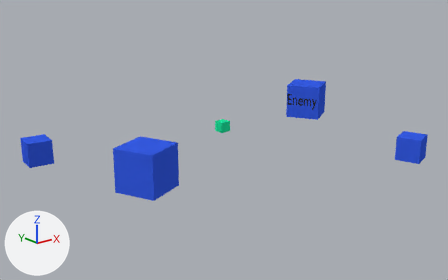
One commit to the Blender file 04 - Shots/cz_abstract_scene_4_shot_1.blend: the scene before it, then after it.
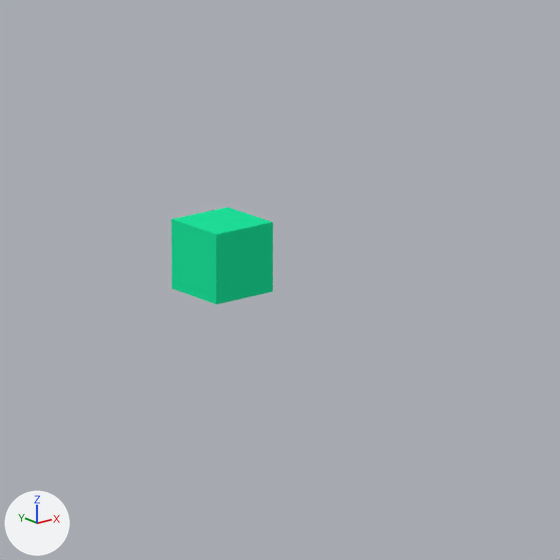
Each version appears first whole from a 50 mm camera at (-21.44, -19.91, 10.2) aimed at (-2.68, 3.55, 0.82), and next in a close-up on the part from 43% to 61% of the width and 32% to 61% of the height. Arrows for +X, +Y and +Z are at lower left; the lights stay in place.

The first close-up shows 'character_powered_proxy'.
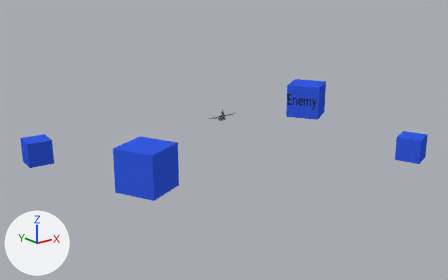
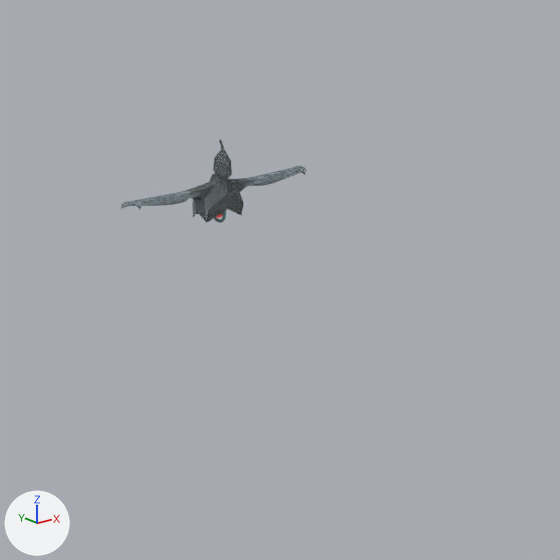
Diff of the bpy script that builds the scene:
```diff
--- a/04 - Shots/cz_abstract_scene_4_shot_1.blend.py
+++ b/04 - Shots/cz_abstract_scene_4_shot_1.blend.py
@@ ob_character_powered_proxy @@
-ob_character_powered_proxy = bpy.data.objects.new('character_powered_proxy', me_cube_005)
@@ ob_player_core_protect_outer @@
+ob_player_core_protect_outer = bpy.data.objects.new('player_core_protect_outer', me_torus_002)  # 592 vertices, 512 faces; spans x -1.25..1.25, y -1.25..1.25, z -0.25..0.25; in mat_material_007 (its picture is missing)
+ob_player_core_protect_outer.parent = ob_player_core
+ob_player_core_protect_outer.location = (0.0, 0.0, -9.0)
+ob_player_core_protect_outer.rotation_euler = (0.0, 1.571, 0.0)  # degrees (0, 90, 0)
+ob_player_core_protect_outer.scale = (1.5, 1.5, 1.0)
@@ ob_player_core @@
+ob_player_core = bpy.data.objects.new('player_core', me_sphere_002)  # a UV sphere (32 segments, 16 rings, poles along z) spanning x -1.0..1.0, y -1.0..1.0, z -1.0..1.0; in mat_material_006 (its picture is missing)
+ob_player_core.parent = ob_player_ascended
+ob_player_core.location = (0.0, 2.753, -7.664)
@@ ob_player_ascended @@
+ob_player_ascended = bpy.data.objects.new('player_ascended', me_body)  # 102 vertices, 96 faces, 1 loose edge; spans x 0.0..19.7, y -9.3..4.8, z -5.0..0.0; in mat_material_004 (its picture is missing), mat_material_005 (picture img_antimony_png); modifiers MIRROR
+ob_player_ascended.location = (0.0, 6.931, 1.051)
+ob_player_ascended.rotation_euler = (1.571, 0.0, 0.0)  # degrees (90, 0, 0)
+ob_player_ascended.scale = (0.05, 0.05, 0.05)
@@ ob_player_core_protect_inner @@
+ob_player_core_protect_inner = bpy.data.objects.new('player_core_protect_inner', me_torus_002.copy())
+ob_player_core_protect_inner.parent = ob_player_core
+ob_player_core_protect_inner.location = (0.0, 0.0, -9.0)
```

Boxes (x1, y1, x2, y2) around the edits, measured in the close-ups (560 x 560 px):
'character_powered_proxy', deleted (green)
    before: (171, 207, 273, 305)
'player_ascended', added
    after: (121, 139, 306, 223)
    faces in mat_material_004 (its picture is missing): (188, 139, 250, 222)
    faces in mat_material_005 (picture img_antimony_png): (121, 166, 306, 223)
'player_core_protect_outer', added
    after: (214, 210, 226, 223)
'player_core', added
    after: (216, 214, 223, 218)
